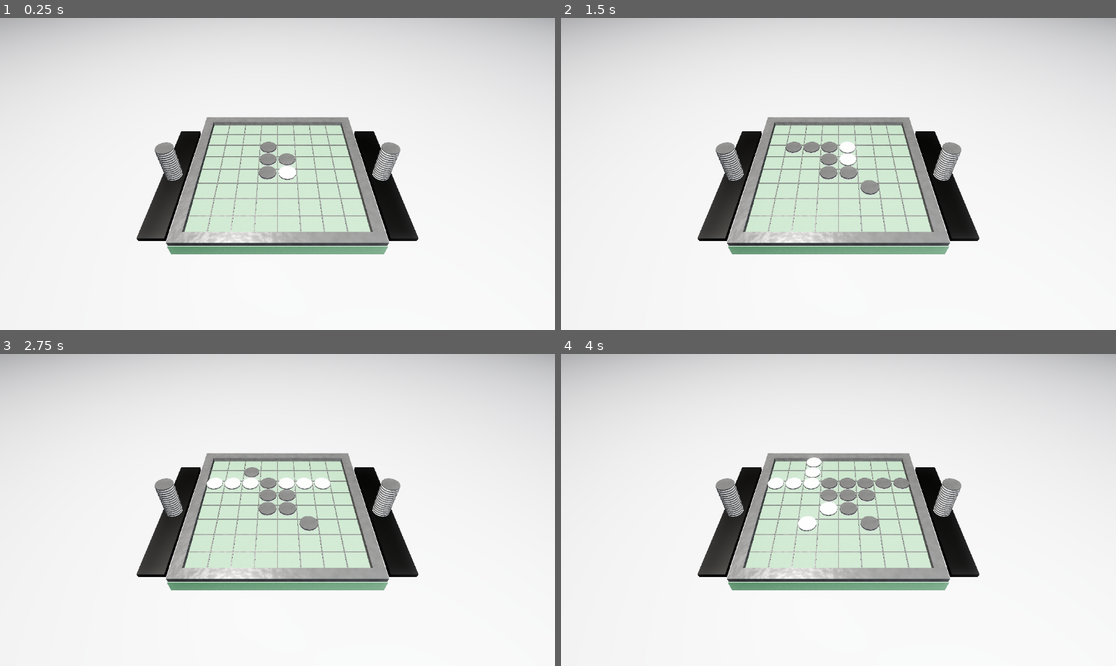
Above: before the commit, frames 1-4 (two rows, left to right).
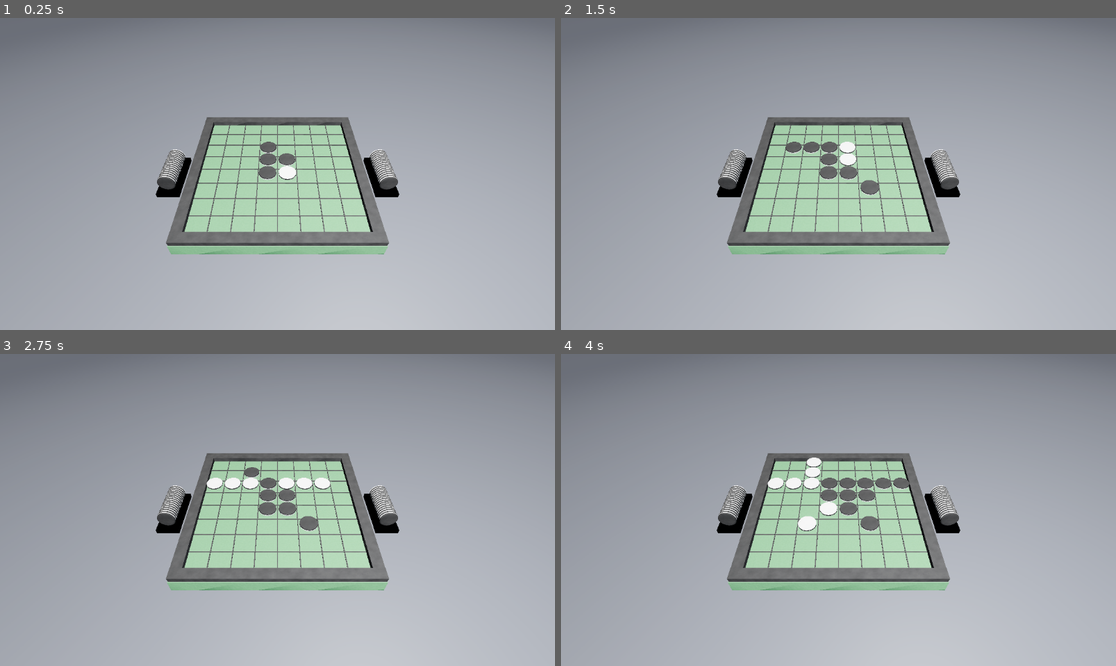
Above: after the commit, the same moments.

Repository: jop3/game-builder
Game: Godot game, scene res://othello.tscn
Same seed, same stepped clock (60 frames per second), same inputs: the game is played once before the commit and once after it.
Inputs:
- Up to frame 1 (0.25 s): no input
- Up to frame 2 (1.5 s): no input
- Up to frame 3 (2.75 s): no input
- Up to frame 4 (4 s): no input

The runs differ from the first frame. In frame 1, 98% of the frame differs, in the area x 0-100%, y 0-100%; in frame 2, 98%; in frame 3, 98%; in frame 4, 98%.

Commit message:
reversi: richer felt + more contrast + soft lighting + trays lying down
Addressing feedback on the realistic set:
- felt_green: deeper billiard green + a two-scale weave and stronger bump so the
  felt reads as textured felt, not a flat green card.
- piece_white brighter (~0.96), piece_black to the S16 floor (~0.023) for
  crisper black-vs-white.
- othello.gd lighting: neutral medium-grey backdrop (not a washed white), low
  ambient, and a SOFT directional key (soft shadows) instead of a hard point
  light — less harsh, blacks read black, colors aren't washed.
- trays: the reserve discs now lie DOWN as a horizontal roll in the tray
  channel (discs on edge, axis along Z), not a standing column.

Co-Authored-By: Claude Opus 4.8 <noreply@anthropic.com>
Claude-Session: https://claude.ai/code/session_01B7fJKWCyBocffLdn3EVuZD

Diff:
--- a/examples/othello/game/othello.gd
+++ b/examples/othello/game/othello.gd
@@ -118,14 +118,18 @@
 	_disc_h = _aabb(_disc_proto).size.y            # for a center-pivot flip
 
 func _build_trays() -> void:
-	# Two side trays of stacked reserve discs, like the real set (the rim edges
-	# read as striped black/white columns). Purely decorative, not game state.
+	# Two side trays holding the reserve discs as a HORIZONTAL ROLL lying in the
+	# tray channel (discs on edge, axis along Z), not a standing column -- their
+	# rims read as a striped black/white roll, like the real set.
 	var half := _bw / 2.0
+	var rad := _aabb(_disc_proto).size.x / 2.0     # disc radius
+	var n := 16
+	var roll := n * _disc_h
 	for sign in [-1.0, 1.0]:
 		var tx: float = _cx + sign * (half + 0.052)
 		var base := MeshInstance3D.new()
 		var bm := BoxMesh.new()
-		bm.size = Vector3(0.062, 0.012, _bw * 0.86)
+		bm.size = Vector3(0.058, 0.012, roll + 0.03)
 		base.mesh = bm
 		var mat := StandardMaterial3D.new()
 		mat.albedo_color = Color(0.02, 0.02, 0.02)
@@ -133,12 +137,15 @@
 		base.material_override = mat
 		base.position = Vector3(tx, 0.006, _cy)
 		add_child(base)
-		for i in 14:
-			var d: Node3D = _disc_proto.duplicate()
-			d.visible = true
-			add_child(d)
-			d.position = Vector3(tx, 0.012 + _disc_h * i, _cy)
-			d.rotation.y = deg_to_rad(4.0 * (1 if i % 2 else -1))
+		for i in n:
+			var holder := Node3D.new()
+			add_child(holder)
+			holder.position = Vector3(tx, 0.012 + rad, _cy - roll / 2.0 + (i + 0.5) * _disc_h)
+			holder.rotation.x = PI / 2.0        # lay the disc on its edge (roll axis along Z)
+			var vis: Node3D = _disc_proto.duplicate()
+			vis.visible = true
+			vis.position.y = -_disc_h / 2.0     # centre the disc on the holder
+			holder.add_child(vis)
 
 func _cell_pos(cell: int) -> Vector3:
 	var r: int = cell / 8
@@ -279,55 +286,51 @@
 func _build_stage() -> void:
 	var env := WorldEnvironment.new()
 	var e := Environment.new()
-	# Realistic product-shot look (matching a real Reversi set photo): bright,
-	# fairly even, neutral-cool light on a light table so the green felt reads
-	# green and the glossy black/white pieces show crisp specular highlights.
-	# Product-shot look, but restrained: a near-black plastic frame + black disc
-	# face only stay BLACK if the lighting is moderate. Over-bright even light
-	# lifts a 2.5%-albedo surface to grey and kills the black/white contrast, so
-	# keep a light backdrop (like the photo's white table) but a controlled key.
+	# Soft studio look with RICH contrast: a neutral medium-grey backdrop (not a
+	# washed white), low ambient so blacks stay black, and a soft directional key
+	# (soft shadows) instead of a hard point light so the highlights aren't harsh.
 	e.background_mode = Environment.BG_COLOR
-	e.background_color = Color(0.60, 0.61, 0.63)
+	e.background_color = Color(0.34, 0.35, 0.37)
 	e.ambient_light_source = Environment.AMBIENT_SOURCE_COLOR
-	e.ambient_light_color = Color(0.55, 0.58, 0.64)
-	e.ambient_light_energy = 0.22
+	e.ambient_light_color = Color(0.50, 0.54, 0.62)
+	e.ambient_light_energy = 0.10          # low → deep blacks, saturated felt
 	e.tonemap_mode = Environment.TONE_MAPPER_AGX
-	e.tonemap_white = 2.0
+	e.tonemap_white = 1.6
 	e.glow_enabled = true
-	e.glow_intensity = 0.10
-	e.glow_bloom = 0.04
+	e.glow_intensity = 0.06
+	e.glow_bloom = 0.02
 	env.environment = e
 	add_child(env)
 
-	# key light high above (the overhead lamp) — the small specular it casts is
-	# what makes the glossy pieces read as polished; moderate so black stays black.
-	var key := OmniLight3D.new()
-	key.light_color = Color(1.0, 0.98, 0.94)
-	key.light_energy = 3.6
-	key.omni_range = 4.0
-	key.omni_attenuation = 1.0
-	key.position = Vector3(-0.2, 0.75, -0.05)
+	# Soft directional key (the window/softbox): even, gentle shadows, so nothing
+	# is harshly blown; energy modest so the near-black frame/pieces read black.
+	var key := DirectionalLight3D.new()
+	key.light_color = Color(1.0, 0.98, 0.95)
+	key.light_energy = 1.6
+	key.light_angular_distance = 2.5       # soft shadow edges
 	key.shadow_enabled = true
+	key.rotation = Vector3(deg_to_rad(-58.0), deg_to_rad(-32.0), 0.0)
 	add_child(key)
-	# a second cooler highlight from the front-right for a twin specular dot
+	# a small omni high up for a single controlled specular glint on the gloss
 	var spec := OmniLight3D.new()
 	spec.light_color = Color(0.95, 0.97, 1.0)
-	spec.light_energy = 1.8
-	spec.omni_range = 3.0
-	spec.position = Vector3(0.45, 0.5, 0.5)
+	spec.light_energy = 1.2
+	spec.omni_range = 2.4
+	spec.position = Vector3(0.28, 0.6, 0.35)
 	add_child(spec)
+	# gentle cool fill from the camera side so shadows aren't crushed to pure black
 	var fill := OmniLight3D.new()
-	fill.light_color = Color(0.85, 0.88, 0.95)
-	fill.light_energy = 0.6
+	fill.light_color = Color(0.80, 0.85, 0.95)
+	fill.light_energy = 0.35
 	fill.omni_range = 4.0
-	fill.position = Vector3(0.1, 0.35, 0.7)
+	fill.position = Vector3(0.05, 0.4, 0.7)
 	add_child(fill)
 
 	var table := MeshInstance3D.new()
 	var pm := PlaneMesh.new(); pm.size = Vector2(4, 4)
 	table.mesh = pm
 	var tm := StandardMaterial3D.new()
-	tm.albedo_color = Color(0.72, 0.72, 0.74); tm.roughness = 0.55   # light tabletop
+	tm.albedo_color = Color(0.30, 0.31, 0.34); tm.roughness = 0.6   # neutral tabletop
 	table.material_override = tm
 	table.position = Vector3(0, -0.001, 0)
 	add_child(table)
Not shown, changed: themes/reversi_classic/materials/felt_green.py
Not shown, changed: themes/reversi_classic/materials/piece_black.py
Not shown, changed: themes/reversi_classic/materials/piece_white.py
